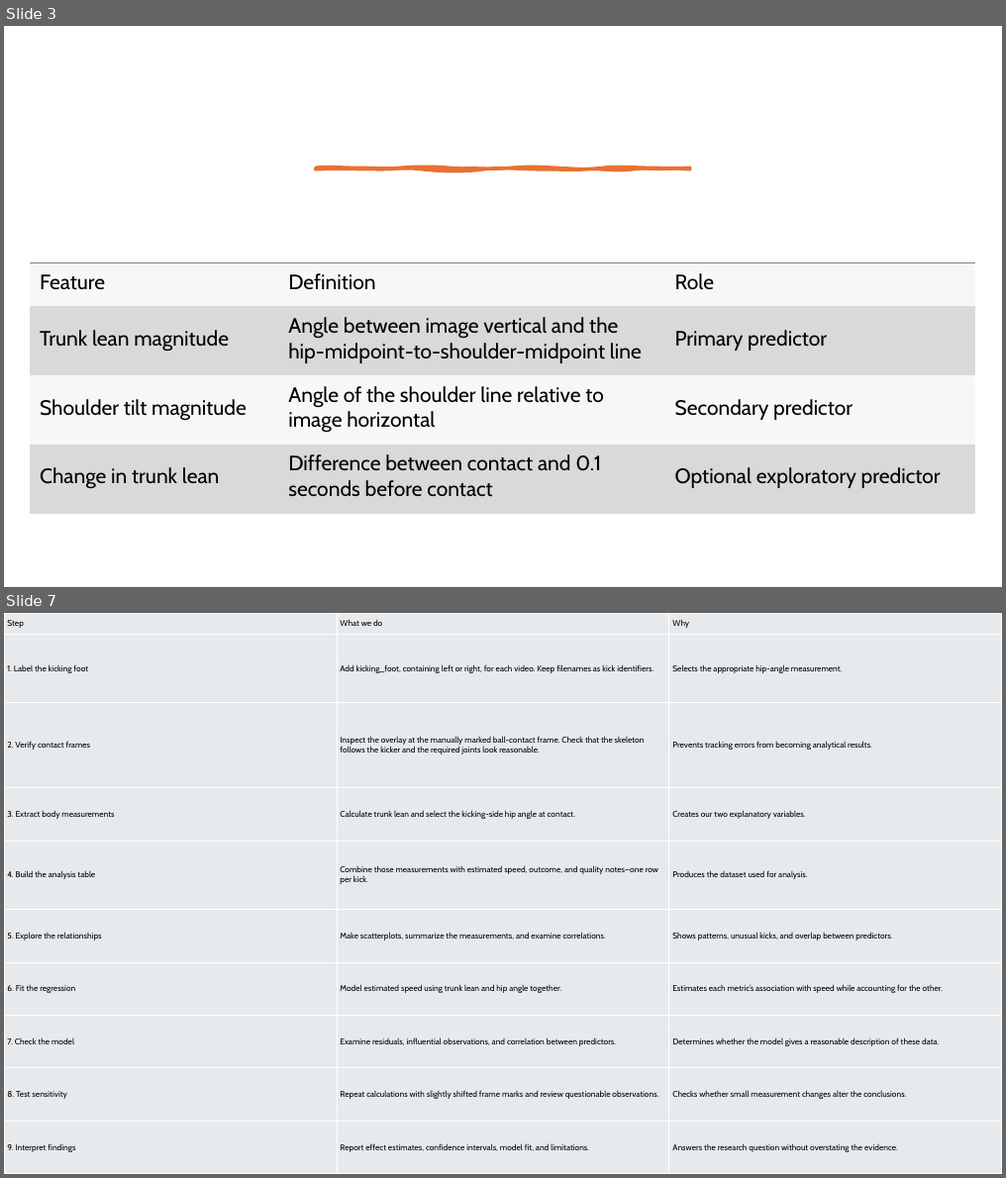
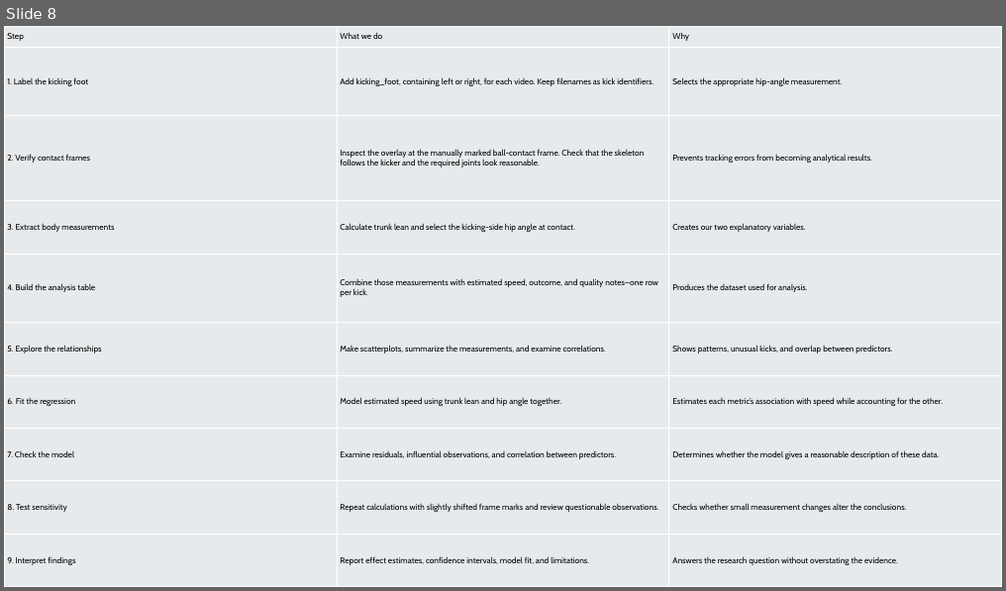
Before and after one commit to emmyregal/Soccer-Computer-Vision, a slide deck: Presentation.pptx. Shown one above the other, each under a label of ours: slides 3 and 7 before the commit, slide 8 after it; the slides between them are not shown. The pictures are 1006x1178 and 1006x591 pixels, drawn with LibreOffice and Linux fonts; fonts in the diff are those of the drawing. Boxes give left, top, right and bottom in pixels: in the first picture for what was removed or moved away, otherwise in the second. Text is boxed around its words. In the diff, an @@ line names an element or a change of style, - is before the commit and + after.

Commit message:
stat analysis for trunk and hip angle(bust) and then ppt update accordingly

```diff
--- a/Presentation.pptx
+++ b/Presentation.pptx
@@ slide 3 removed at (4, 26, 1002, 587), background #FFFFFF @@
@@ freeform shape removed at (316, 169, 690, 170) @@
@@ table removed at (30, 264, 975, 514), 4 rows, 3 columns @@
-Feature | Definition | Role
-Trunk lean magnitude | Angle between image vertical and the hip-midpoint-to-shoulder-midpoint line | Primary predictor
-Shoulder tilt magnitude | Angle of the shoulder line relative to image horizontal | Secondary predictor
-Change in trunk lean | Difference between contact and 0.1 seconds before contact | Optional exploratory predictor
@@ what was slide 7 is now slide 8 @@
```
Also in this commit, not shown: 2 slides changed, 3 slides added, 1 other slide removed, 3 other files.
